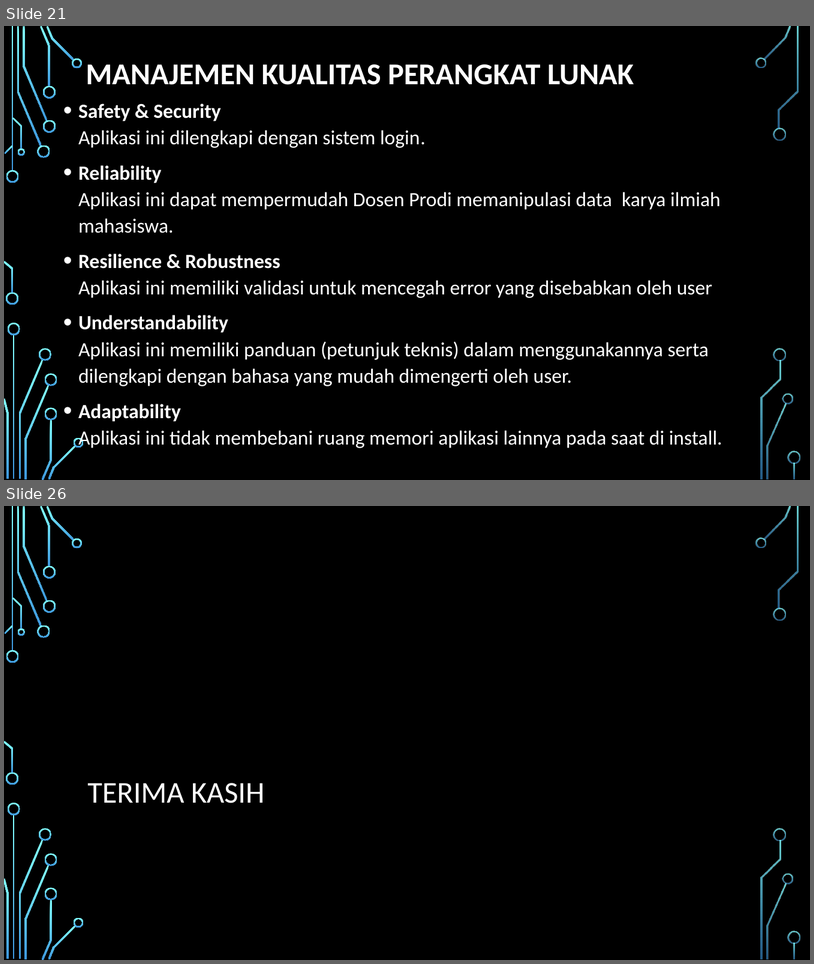
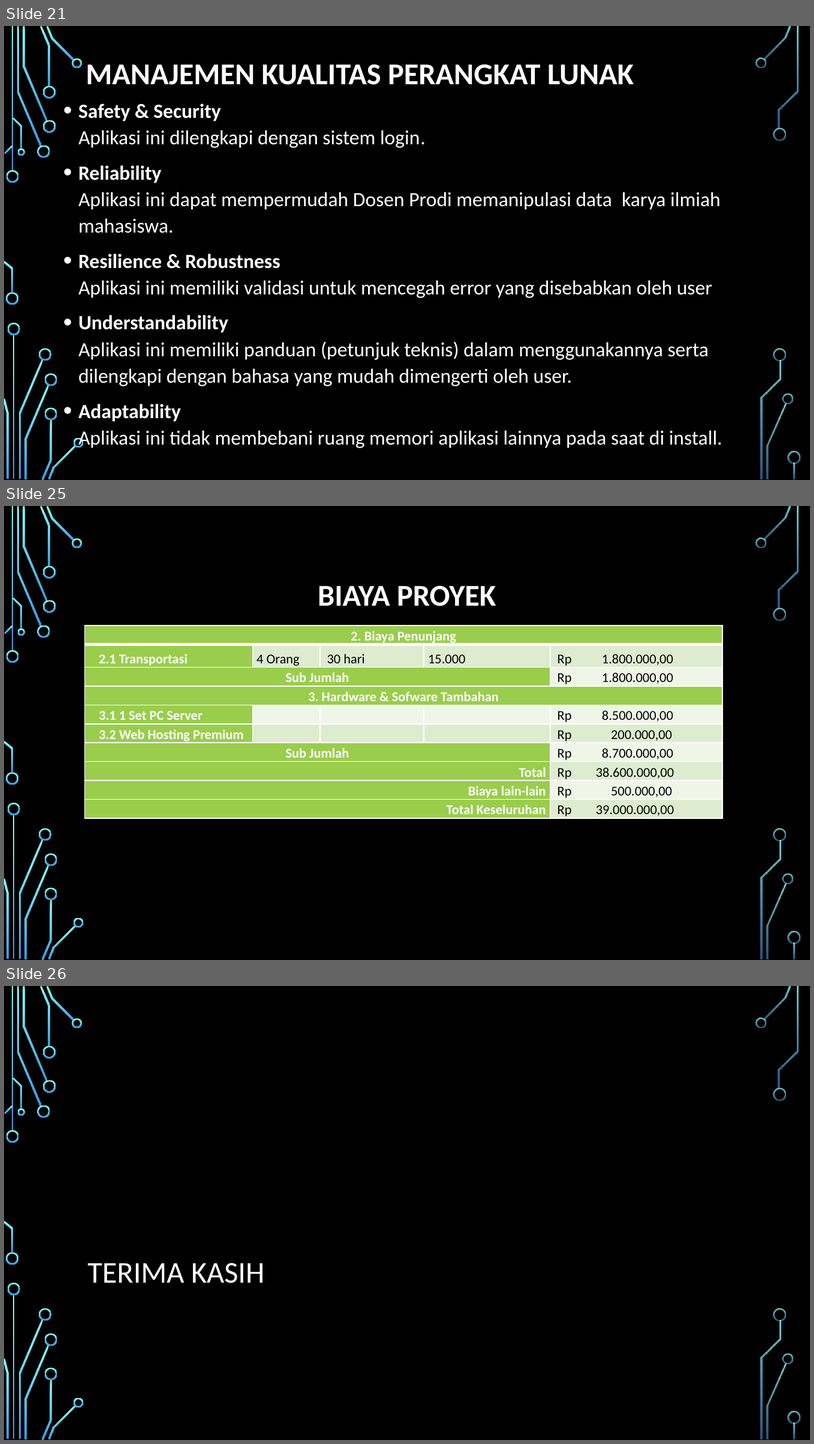
Before and after one commit to xhendroxz/kelompok3, a slide deck: Perancangan Sistem Informasi 1.pptx. Shown one above the other, each under a label of ours: slides 21 and 26 before the commit, slides 21, 25 and 26 after it; the slides between them are not shown. The pictures are 814x964 and 814x1444 pixels, drawn with LibreOffice and Linux fonts; fonts in the diff are those of the drawing; background and template pictures are left out. Boxes give left, top, right and bottom in pixels: in the first picture for what was removed or moved away, otherwise in the second. Text is boxed around its words. In the diff, an @@ line names an element or a change of style, - is before the commit and + after.

```diff
--- a/Perancangan Sistem Informasi 1.pptx
+++ b/Perancangan Sistem Informasi 1.pptx
@@ slide 25 added at [4, 506, 810, 960], background picture (left out); not listed: 36 template elements that a slide beside it also shows @@
@@ title added at [318, 586, 496, 606], 27 pt, text #FFFFFF, bold @@
+BIAYA PROYEK
@@ table added at [84, 625, 723, 820], 10 rows, 5 columns @@
+2. Biaya Penunjang |  |  |  | 
+2.1 Transportasi | 4 Orang | 30 hari | 15.000 | Rp 1.800.000,00
+Sub Jumlah |  |  |  | Rp 1.800.000,00
+3. Hardware & Sofware Tambahan |  |  |  | 
+3.1 1 Set PC Server |  |  |  | Rp 8.500.000,00
+3.2 Web Hosting Premium |  |  |  | Rp 200.000,00
+Sub Jumlah |  |  |  | Rp 8.700.000,00
+Total |  |  |  | Rp 38.600.000,00
+Biaya lain-lain |  |  |  | Rp 500.000,00
+Total Keseluruhan |  |  |  | Rp 39.000.000,00
```
Also in this commit, not shown: 1 slide changed, 3 other slides added, 4 slides removed, 1 other file.
